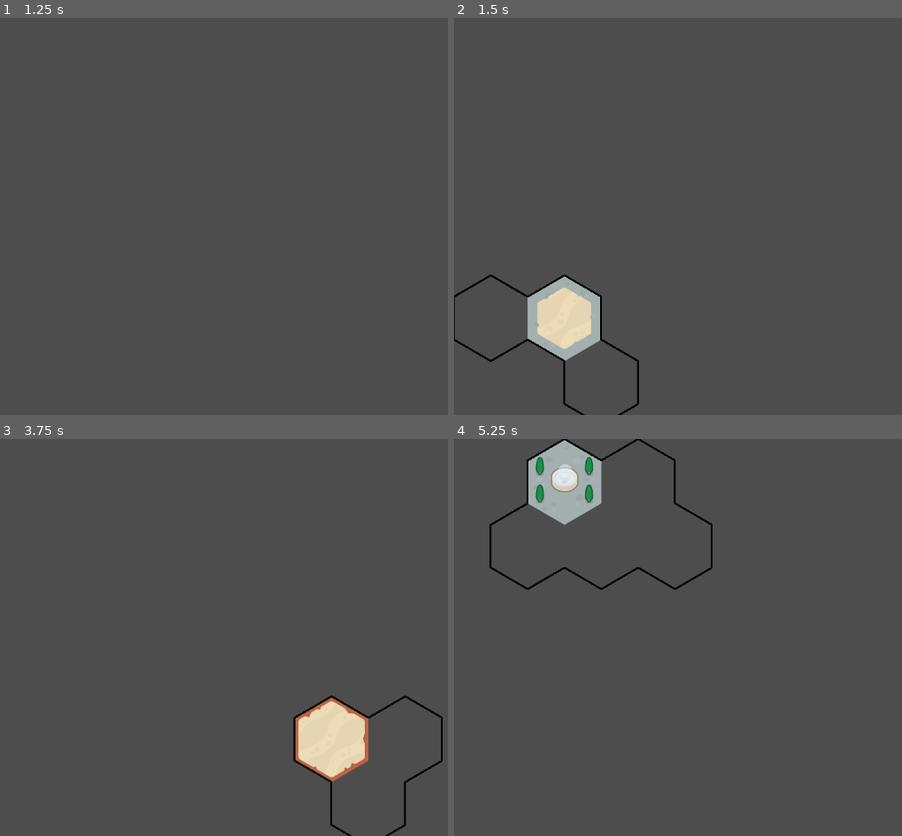
Above: before the commit, frames 1-4 (two rows, left to right).
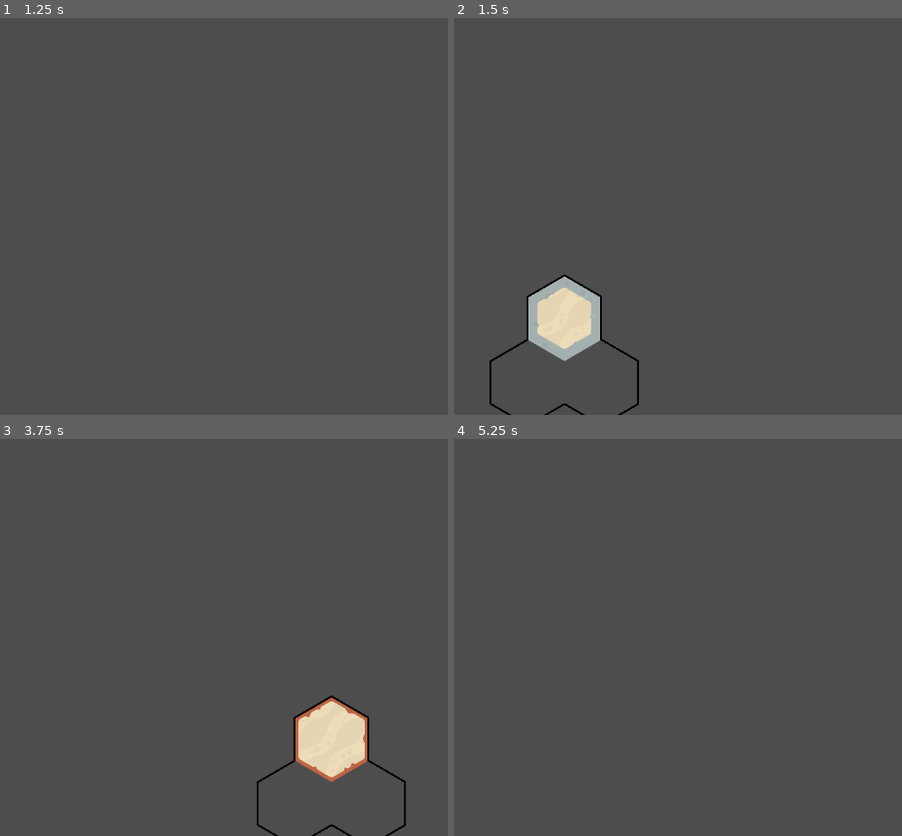
Above: after the commit, the same moments.

Repository: MagnusLucas/Dungeon-Boarder
Game: Godot game, scene res://scenes/map/map.tscn
The game is run twice, just before and just after one commit, with the same random seed, the same clock (stepped at 60 frames per second) and the same inputs. The project has no main scene, so this scene is started directly.
Inputs (mouse positions are in pixels of both pictures, inside the frame that each line leads up to):
- Up to frame 1 (1.25 s): tap Enter at 0.5 s; move the mouse to (71, 276) at 0.52 s
- Up to frame 2 (1.5 s): tap Space at 1.25 s; move the mouse to (566, 339) at 1.27 s
- Up to frame 3 (3.75 s): tap Enter at 2, 3.5 s; move the mouse to (295, 697) at 2.02 s; tap Space at 2.75 s; move the mouse to (367, 697) at 2.77 s; move the mouse to (331, 760) at 3.52 s
- Up to frame 4 (5.25 s): tap Space at 4.25 s; move the mouse to (489, 502) at 4.27 s; move the mouse to (566, 502) at 5.02 s

Frame 1 is identical in both runs. In frame 2, 0.4% of the frame differs, in the area x 0-25%, y 64-100%; in frame 3, 0.5%; in frame 4, 3.4%, in the area x 7-58%, y 0-39%.

Commit message:
Creating a HexShapeContainer control - WIP

Diff:
--- a/components/hex_collider.gd
+++ b/components/hex_collider.gd
@@ -7,15 +7,24 @@
 var collision_shape: CollisionMultiHex2D
 
 
-func _init(tilemap_shape: HexShape, hex_size: Vector2) -> void:
+func _init(
+		tilemap_shape: HexShape,
+		hex_size: Vector2,
+		map_local_position: Vector2) -> void:
 	shape = tilemap_shape
 	size = hex_size
 	collision_shape = CollisionMultiHex2D.new(shape, size)
 	_update_collision_shape()
 	shape.changed.connect(_update_collision_shape)
 	add_child(collision_shape)
+	_set_local_tilemap_position(map_local_position)
 
 
 func _update_collision_shape() -> void:
 	collision_shape.set_shape(shape)
 	collision_shape.set_size(size)
+
+
+func _set_local_tilemap_position(local_position: Vector2) -> void:
+	var offset := - size / 2
+	position = local_position + offset
--- a/custom_nodes/hover_layer.gd
+++ b/custom_nodes/hover_layer.gd
@@ -1,7 +1,7 @@
 class_name HoverLayer
 extends TileMapLayer
 
-var boards: Array[Board]
+var boards: Dictionary[Vector2i, Board]
 
 
 func _on_tile_collider_mouse_entered(coordinates: Vector2i, board_owner: Board) -> void:
@@ -15,26 +15,34 @@
 func _on_board_collider_mouse_entered(collider: HexCollider, board: Board) -> void:
 	var boarder_drawer := BoarderDrawer.new(board.shape, tile_set.tile_size)
 	add_child(boarder_drawer)
+	var offset := - Vector2(tile_set.tile_size) / 2
+	boarder_drawer.position = map_to_local(boards.find_key(board)) + offset
 	collider.mouse_exited.connect(boarder_drawer.queue_free)
 
 
-func _on_board_collider_mouse_exited() -> void:
-	pass
+func _set_tile(tile_coordinates: Vector2i, owner_board: Board) -> void:
+	var collider := HexCollider.new(
+		HexShape.new(), tile_set.tile_size, map_to_local(tile_coordinates))
+	add_child(collider)
+	collider.mouse_entered.connect(_on_tile_collider_mouse_entered.bind(tile_coordinates, owner_board))
+	collider.mouse_exited.connect(_on_tile_collider_mouse_exited.bind(tile_coordinates))
 
 
-func set_boards(new_boards: Array[Board]) -> void:
+func _set_board(board_coordinates: Vector2i) -> void:
+	var board := boards[board_coordinates]
+	var board_collider := HexCollider.new(
+			board.shape, tile_set.tile_size, map_to_local(board_coordinates))
+	add_child(board_collider)
+	board_collider.mouse_entered.connect(
+		_on_board_collider_mouse_entered.bind(board_collider, board))
+
+	for board_tile_coords in board.get_tiles():
+		var tile_coords := board_coordinates + board_tile_coords
+		_set_tile(tile_coords, board)
+
+
+func set_boards(new_boards: Dictionary[Vector2i, Board]) -> void:
 	boards = new_boards
 
-	for board in boards:
-		var board_collider := HexCollider.new(board.shape, tile_set.tile_size)
-		add_child(board_collider)
-		board_collider.mouse_entered.connect(
-			_on_board_collider_mouse_entered.bind(board_collider, board))
-		board_collider.mouse_exited.connect(_on_board_collider_mouse_exited)
-
-		for tile in board.get_tiles():
-			var collider := HexCollider.new(HexShape.new(), tile_set.tile_size)
-			add_child(collider)
-			collider.position = map_to_local(tile) - Vector2(tile_set.tile_size)/2
-			collider.mouse_entered.connect(_on_tile_collider_mouse_entered.bind(tile, board))
-			collider.mouse_exited.connect(_on_tile_collider_mouse_exited.bind(tile))
+	for board_coords in boards:
+		_set_board(board_coords)
--- a/data/board/player_1_2_board.tres
+++ b/data/board/player_1_2_board.tres
@@ -5,7 +5,7 @@
 
 [sub_resource type="Resource" id="Resource_b3sjd"]
 script = ExtResource("2_xwo2q")
-hex_coordinates = Array[Vector2i]([Vector2i(0, 4), Vector2i(1, 4), Vector2i(1, 5)])
+hex_coordinates = Array[Vector2i]([Vector2i(0, 0), Vector2i(-1, 1), Vector2i(0, 1)])
 metadata/_custom_type_script = "uid://cf3ebll45r2pe"
 
 [resource]
--- a/data/board/player_2_2_board.tres
+++ b/data/board/player_2_2_board.tres
@@ -5,7 +5,7 @@
 
 [sub_resource type="Resource" id="Resource_iaqyu"]
 script = ExtResource("2_17x53")
-hex_coordinates = Array[Vector2i]([Vector2i(4, 4), Vector2i(5, 4), Vector2i(4, 5)])
+hex_coordinates = Array[Vector2i]([Vector2i(0, 0), Vector2i(-1, 1), Vector2i(0, 1)])
 metadata/_custom_type_script = "uid://cf3ebll45r2pe"
 
 [resource]
--- a/data/hex/hex.gd
+++ b/data/hex/hex.gd
@@ -66,3 +66,21 @@
 		return base_position
 	var odd_row_offset := hex_size / 2 * Vector2(1, 0)
 	return base_position + odd_row_offset
+
+
+static func get_px_span(hexes: Array[Vector2i], hex_size: Vector2) -> Rect2:
+	var min_x := INF
+	var max_x := -INF
+	var min_y := INF
+	var max_y := -INF
+
+	for hex in hexes:
+		var pos := get_hex_position(hex, hex_size)
+		if pos.x < min_x: min_x = pos.x
+		if pos.x + hex_size.x > max_x: max_x = pos.x + hex_size.x
+		if pos.y < min_y: min_y = pos.y
+		if pos.y  + hex_size.y > max_y: max_y = pos.y + hex_size.y
+
+	var size := Vector2(max_x - min_x, max_y - min_y) * hex_size
+	var position := Vector2(min_x, min_y)
+	return Rect2(position, size)
--- /dev/null
+++ b/data/map/map_data.gd
@@ -0,0 +1,14 @@
+class_name MapData
+extends Resource
+
+@export var boards: Dictionary[Vector2i, Board]
+
+
+func get_joined_shape() -> HexShape:
+	var hex_coords: Array[Vector2i]
+	for board_coords in boards:
+		var board := boards[board_coords]
+		var local_coords := board.get_tiles()
+		for tile_coords in local_coords:
+			hex_coords.append(tile_coords + board_coords)
+	return HexShape.new(hex_coords)
--- /dev/null
+++ b/data/map/placeholder_fight.tres
@@ -0,0 +1,16 @@
+[gd_resource type="Resource" script_class="MapData" format=3 uid="uid://bo6pkdc85eq42"]
+
+[ext_resource type="Script" uid="uid://b4rfp5ts4h36v" path="res://data/board/board.gd" id="1_gn3t4"]
+[ext_resource type="Resource" uid="uid://bqkhfm4fjqn48" path="res://data/board/player_1_2_board.tres" id="2_kevi2"]
+[ext_resource type="Resource" uid="uid://cs6atnstsnprw" path="res://data/board/player_2_2_board.tres" id="3_3am6f"]
+[ext_resource type="Script" uid="uid://csm3ub1854mer" path="res://data/map/map_data.gd" id="3_kevi2"]
+[ext_resource type="Resource" uid="uid://cudtpj183cavm" path="res://data/board/enemy_board.tres" id="4_kevi2"]
+
+[resource]
+script = ExtResource("3_kevi2")
+boards = Dictionary[Vector2i, ExtResource("1_gn3t4")]({
+Vector2i(1, 4): ExtResource("2_kevi2"),
+Vector2i(2, 0): ExtResource("4_kevi2"),
+Vector2i(4, 4): ExtResource("3_3am6f")
+})
+metadata/_custom_type_script = "uid://csm3ub1854mer"
--- a/scenes/character/character.gd
+++ b/scenes/character/character.gd
@@ -2,15 +2,21 @@
 class_name Character
 extends Node2D
 
-@export var character: CharacterData: set = set_character
+@export var character_data: CharacterData: set = set_character
 @export var size := Vector2(100, 200 / sqrt(3))
 
 var collider: HexCollider
 var textures: Array[TextureRect]
 
 
+func _on_collider_mouse_entered() -> void:
+	var boarder_drawer := BoarderDrawer.new(character_data.shape, size)
+	add_child(boarder_drawer)
+	collider.mouse_exited.connect(boarder_drawer.queue_free)
+
+
 func set_character(new_character: CharacterData) -> void:
-	character = new_character
+	character_data = new_character
 
 	set_collider()
 
@@ -24,12 +30,10 @@
 	if collider:
 		collider.free()
 
-	collider = HexCollider.new(character.shape, size)
+	collider = HexCollider.new(character_data.shape, size, size/2)
 	collider.mouse_entered.connect(_on_collider_mouse_entered)
 	add_child(collider)
 
 
-func _on_collider_mouse_entered() -> void:
-	var boarder_drawer := BoarderDrawer.new(character.shape, size)
-	add_child(boarder_drawer)
-	collider.mouse_exited.connect(boarder_drawer.queue_free)
+func get_shape() -> HexShape:
+	return character_data.shape
--- a/scenes/character/character.tscn
+++ b/scenes/character/character.tscn
@@ -1,8 +1,6 @@
 [gd_scene format=3 uid="uid://dpltxx7gd7dkx"]
 
 [ext_resource type="Script" uid="uid://bx5nglyp68o0" path="res://scenes/character/character.gd" id="1_6nn2t"]
-[ext_resource type="Resource" uid="uid://dg2ea6mpsuq04" path="res://data/character/parrrate.tres" id="2_cuyo6"]
 
 [node name="Character" type="Node2D" unique_id=1952265889]
 script = ExtResource("1_6nn2t")
-character = ExtResource("2_cuyo6")
--- /dev/null
+++ b/scenes/hex_shape_container/hex_shape_container.gd
@@ -0,0 +1,35 @@
+@tool
+class_name HexShapeContainer
+extends Container
+
+@export var min_hex_tile_size: Vector2
+@export var fill_size: bool
+
+
+func _init() -> void:
+	child_entered_tree.connect(_on_child_entered_tree)
+
+
+func _on_child_entered_tree(child: Node) -> void:
+	if child is Map:
+		_set_child_position(child, (child as Map).get_shape())
+	elif child is Character:
+		_set_child_position(child, (child as Character).get_shape())
+
+
+func _set_child_position(child: Node2D, shape: HexShape) -> void:
+	var min_board := Hex.get_px_span(shape.hex_coordinates, min_hex_tile_size)
+	custom_minimum_size = min_board.size
+
+	if !fill_size:
+		child.position = size/2 + min_board.position
+		return
+
+	var max_board_scale := size / min_board.size
+	# Keeping aspect ratio
+	var lower_max := minf(max_board_scale.x, max_board_scale.y)
+	max_board_scale = Vector2(lower_max, lower_max)
+
+	var max_hex_tile_size := max_board_scale * min_hex_tile_size
+	var max_board := Hex.get_px_span(shape.hex_coordinates, max_hex_tile_size)
+	child.position = size/2 + max_board.position
--- /dev/null
+++ b/scenes/hex_shape_container/hex_shape_container.tscn
@@ -0,0 +1,14 @@
+[gd_scene format=3 uid="uid://v4x8cmcyl6g1"]
+
+[ext_resource type="Script" uid="uid://dlya18c421hx7" path="res://scenes/hex_shape_container/hex_shape_container.gd" id="1_7dq8g"]
+[ext_resource type="PackedScene" uid="uid://jycbtgj6v1ic" path="res://scenes/map/map.tscn" id="2_8lmdb"]
+
+[node name="HexShapeContainer" type="Container" unique_id=1435605562]
+anchors_preset = 15
+anchor_right = 1.0
+anchor_bottom = 1.0
+grow_horizontal = 2
+grow_vertical = 2
+script = ExtResource("1_7dq8g")
+
+[node name="Map" parent="." unique_id=529501660 instance=ExtResource("2_8lmdb")]
--- a/scenes/map/map.gd
+++ b/scenes/map/map.gd
@@ -1,17 +1,20 @@
 class_name Map
 extends Node
 
-@export var player_boards: Array[Board]
-@export var enemy_board: Board
+@export var map_data: MapData
 
 @onready var tile_layer: TileMapLayer = $TileLayer
 @onready var hover_layer: HoverLayer = $HoverLayer
 
 
 func _ready() -> void:
-	var boards := player_boards
-	boards.append(enemy_board)
+	var boards := map_data.boards
 	hover_layer.set_boards(boards)
-	for board in boards:
+	for board_coords in boards:
+		var board := boards[board_coords]
 		for tile in board.get_tiles():
-			tile_layer.set_cell(tile, 0, board.tile_coordinates)
+			tile_layer.set_cell(tile + board_coords, 0, board.tile_coordinates)
+
+
+func get_shape() -> HexShape:
+	return map_data.get_joined_shape()
--- a/scenes/map/map.tscn
+++ b/scenes/map/map.tscn
@@ -1,11 +1,8 @@
 [gd_scene format=3 uid="uid://jycbtgj6v1ic"]
 
 [ext_resource type="Script" uid="uid://fpwj4fhbr8vl" path="res://scenes/map/map.gd" id="2_e0an3"]
-[ext_resource type="Script" uid="uid://b4rfp5ts4h36v" path="res://data/board/board.gd" id="2_p5pve"]
+[ext_resource type="Resource" uid="uid://bo6pkdc85eq42" path="res://data/map/placeholder_fight.tres" id="2_ph54e"]
 [ext_resource type="Texture2D" uid="uid://e4yvbntghhu4" path="res://assets/hexagonAll_sheet.png" id="2_wijl4"]
-[ext_resource type="Resource" uid="uid://bqkhfm4fjqn48" path="res://data/board/player_1_2_board.tres" id="3_jcaow"]
-[ext_resource type="Resource" uid="uid://cs6atnstsnprw" path="res://data/board/player_2_2_board.tres" id="4_04w0f"]
-[ext_resource type="Resource" uid="uid://cudtpj183cavm" path="res://data/board/enemy_board.tres" id="5_sqgf4"]
 [ext_resource type="Script" uid="uid://dbt18mgu5gnu8" path="res://custom_nodes/hover_layer.gd" id="7_04w0f"]
 
 [sub_resource type="TileSetAtlasSource" id="TileSetAtlasSource_e0an3"]
@@ -21,6 +18,15 @@
 2:0/0 = 0
 2:1/0 = 0
 0:2/0 = 0
+3:0/0 = 0
+3:1/0 = 0
+3:2/0 = 0
+4:2/0 = 0
+4:1/0 = 0
+4:0/0 = 0
+5:0/0 = 0
+5:1/0 = 0
+5:2/0 = 0
 
 [sub_resource type="TileSet" id="TileSet_e0an3"]
 tile_shape = 3
@@ -29,8 +35,7 @@
 
 [node name="Map" type="Node2D" unique_id=529501660]
 script = ExtResource("2_e0an3")
-player_boards = Array[ExtResource("2_p5pve")]([ExtResource("3_jcaow"), ExtResource("4_04w0f")])
-enemy_board = ExtResource("5_sqgf4")
+map_data = ExtResource("2_ph54e")
 
 [node name="TileLayer" type="TileMapLayer" parent="." unique_id=274058884]
 visible = false
--- /dev/null
+++ b/scenes/tawern/tawern.tscn
@@ -0,0 +1,30 @@
+[gd_scene format=3 uid="uid://cal1ohqqw8dcv"]
+
+[ext_resource type="PackedScene" uid="uid://jycbtgj6v1ic" path="res://scenes/map/map.tscn" id="1_m558e"]
+[ext_resource type="Script" uid="uid://b4rfp5ts4h36v" path="res://data/board/board.gd" id="2_ma7nw"]
+[ext_resource type="Script" uid="uid://csm3ub1854mer" path="res://data/map/map_data.gd" id="3_yfqaf"]
+
+[sub_resource type="Resource" id="Resource_oo35x"]
+script = ExtResource("3_yfqaf")
+metadata/_custom_type_script = "uid://csm3ub1854mer"
+
+[node name="Tawern" type="PanelContainer" unique_id=1414965819]
+anchors_preset = 15
+anchor_right = 1.0
+anchor_bottom = 1.0
+grow_horizontal = 2
+grow_vertical = 2
+
+[node name="VBoxContainer" type="VBoxContainer" parent="." unique_id=498302665]
+layout_mode = 2
+
+[node name="Shop" type="HBoxContainer" parent="VBoxContainer" unique_id=1880065497]
+layout_mode = 2
+size_flags_vertical = 3
+
+[node name="Control" type="Control" parent="VBoxContainer" unique_id=793263650]
+layout_mode = 2
+size_flags_vertical = 3
+
+[node name="Map" parent="VBoxContainer/Control" unique_id=529501660 instance=ExtResource("1_m558e")]
+map_data = SubResource("Resource_oo35x")
Not shown, added: data/map/map_data.gd.uid
Not shown, added: scenes/hex_shape_container/hex_shape_container.gd.uid
